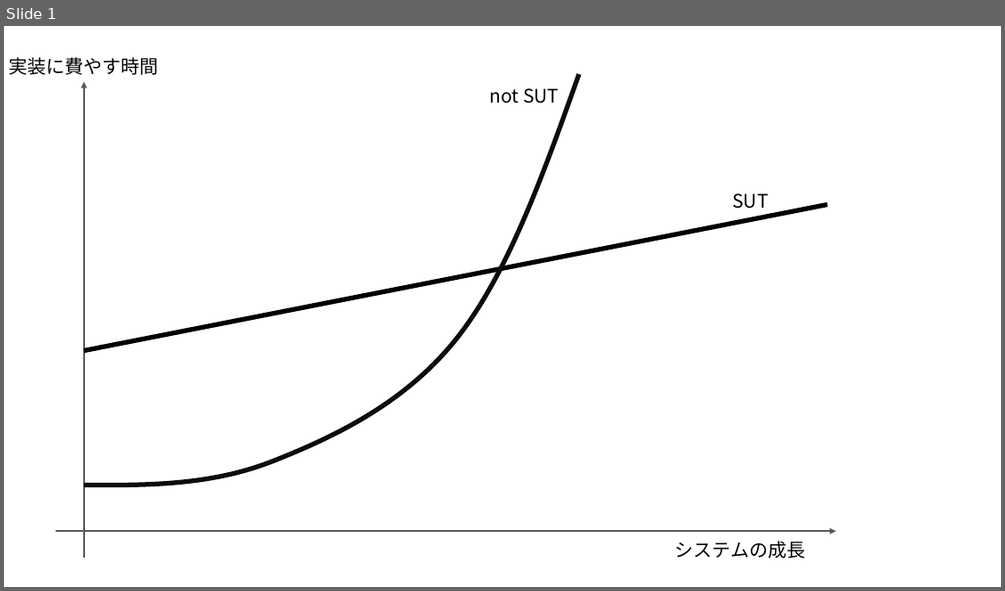
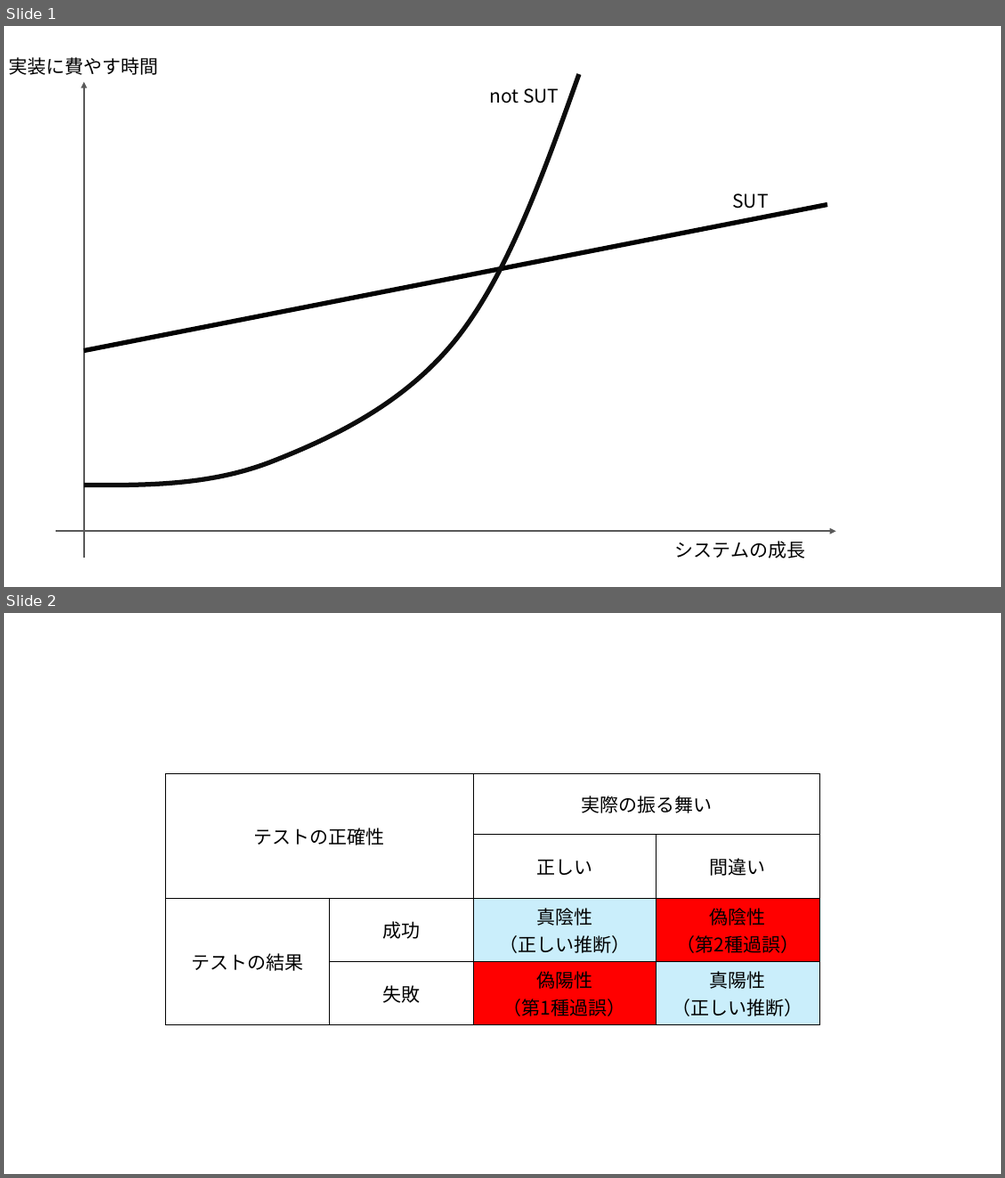
Before and after one commit to xjr1300/how-to-test-in-python, a slide deck: images/images.pptx. Shown one above the other, each under a label of ours: slide 1 before the commit, slides 1 and 2 after it. The pictures are 1005x591 and 1005x1178 pixels, drawn with LibreOffice and Linux fonts; fonts in the diff are those of the drawing. Boxes give left, top, right and bottom in pixels: in the first picture for what was removed or moved away, otherwise in the second. Text is boxed around its words. In the diff, an @@ line names an element or a change of style, - is before the commit and + after.

```diff
--- a/images/images.pptx
+++ b/images/images.pptx
@@ slide 2 added at bbox=[4, 613, 1001, 1174], background #FFFFFF @@
@@ table added at bbox=[165, 774, 821, 1025], 4 rows, 4 columns @@
+テストの正確性 |  | 実際の振る舞い | 
+ |  | 正しい | 間違い
+テストの結果 | 成功 | 真陰性 / （正しい推断） | 偽陰性 / （第2種過誤）
+ | 失敗 | 偽陽性 / （第1種過誤） | 真陽性 / （正しい推断）
```
Also in this commit, not shown: 2 other slides added, 7 other files.
